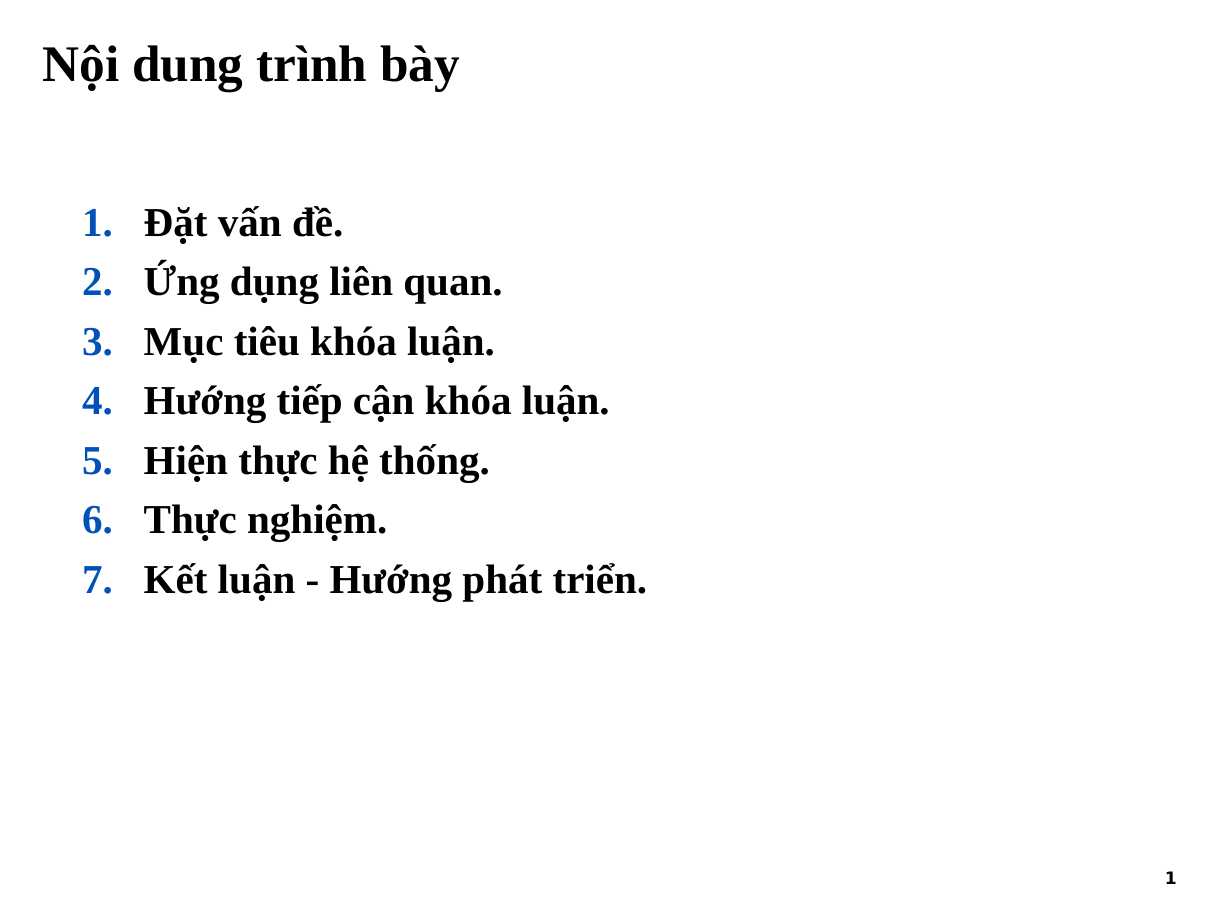
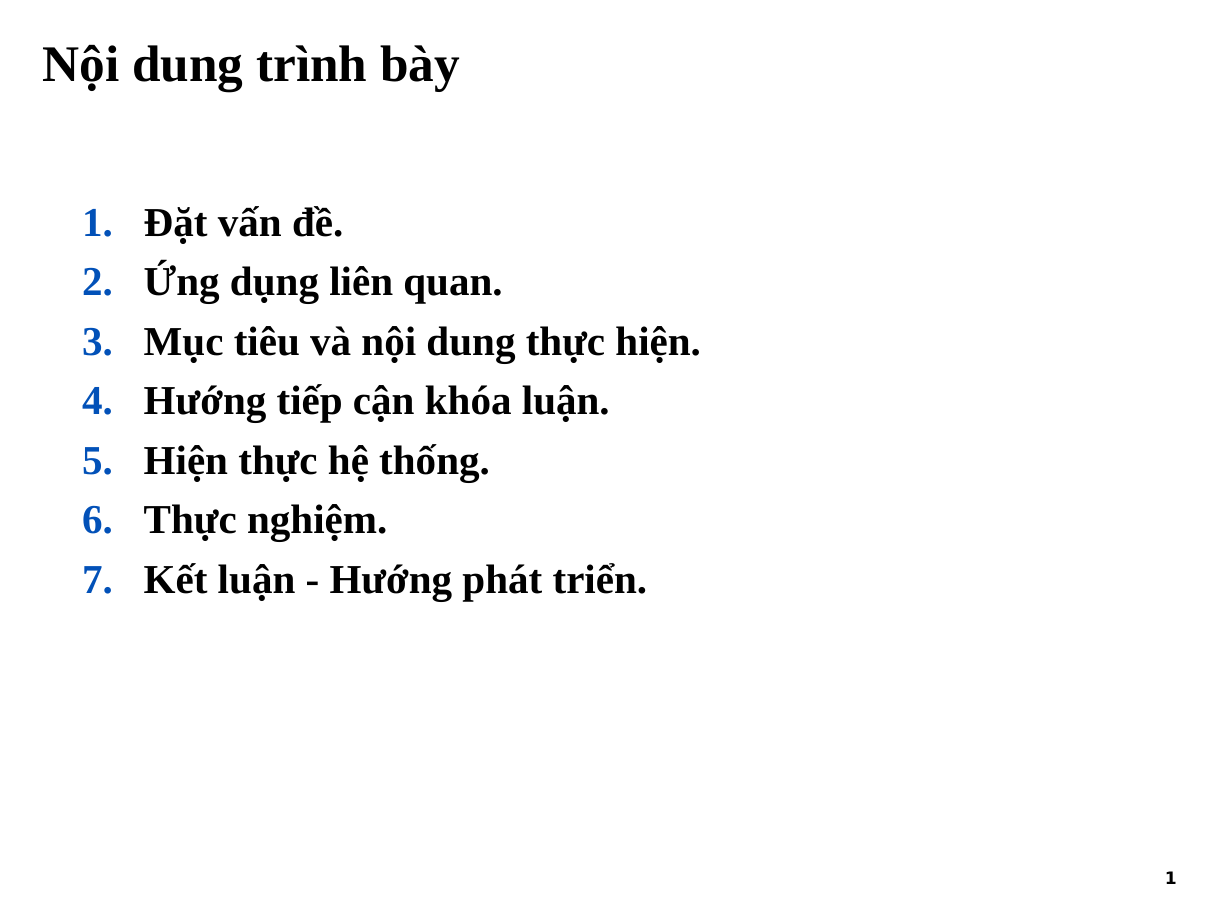
Before and after one commit to tiendv/detaitotnghiep, a slide deck: slide 2 of Report/Slide Baove/Final_slide.ppt. Drawn at 1232x924 pixels with LibreOffice and Linux fonts; fonts in the diff are those of the drawing; background and template pictures are left out. Boxes give left, top, right and bottom in pixels: in the first picture for what was removed or moved away, otherwise in the second. Text is boxed around its words. In the diff, an @@ line names an element or a change of style, - is before the commit and + after.

```diff
--- a/Report/Slide Baove/Final_slide.ppt
+++ b/Report/Slide Baove/Final_slide.ppt
@@ text at (144,326,701,363): text changed @@
-3. Mục tiêu khóa luận.
+3. Mục tiêu và nội dung thực hiện.
```
